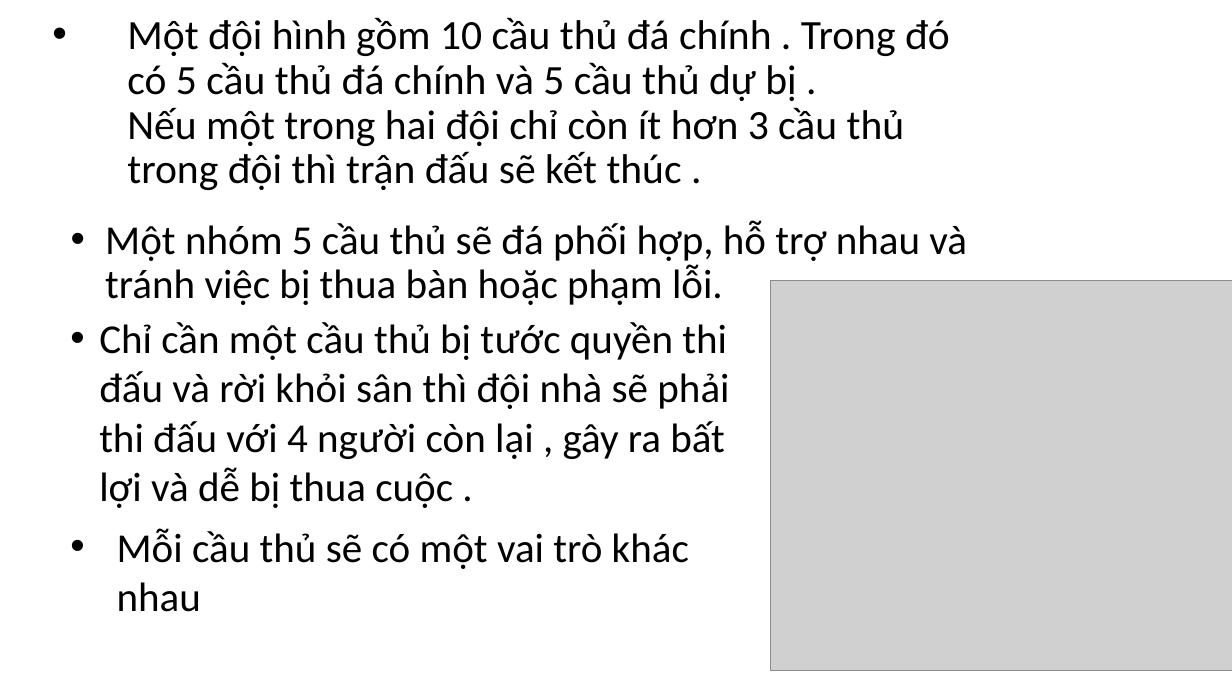
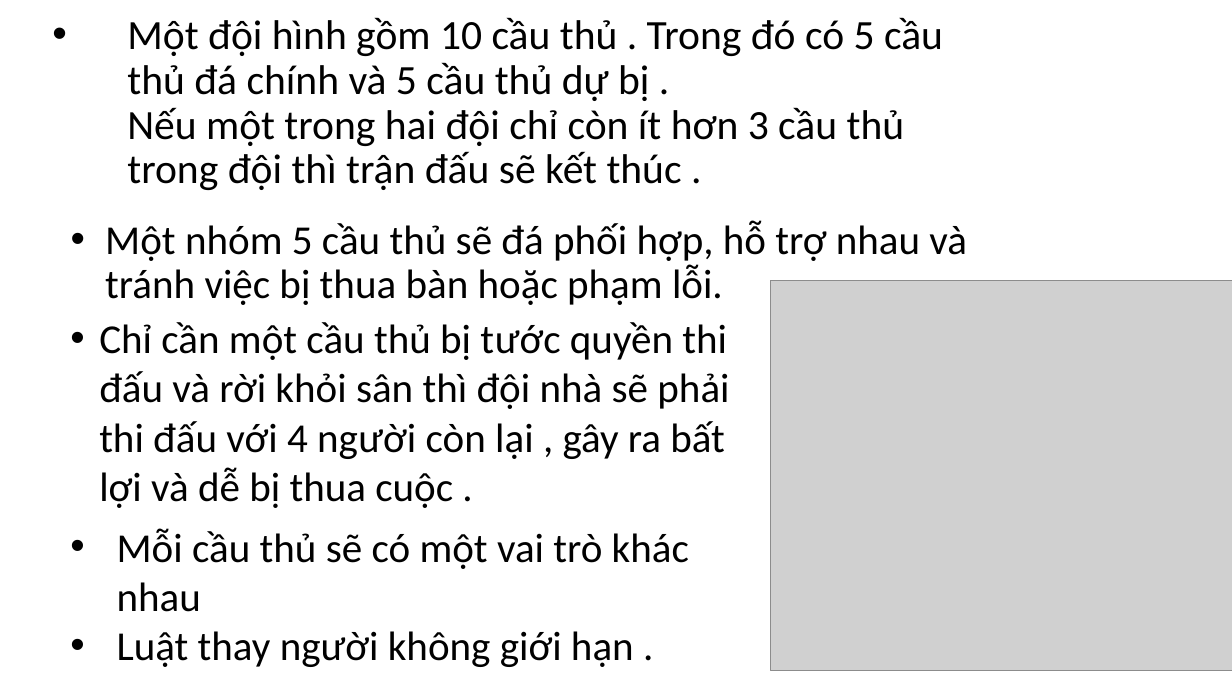
Before and after one commit to tranviethuy2199/my-new-program, a slide deck: slide 4 of ss5_html_table/Wellcom to my PowerPoint.pptx (slide 3 before the commit). Drawn at 1232x693 pixels with LibreOffice and Linux fonts; fonts in the diff are those of the drawing; grey boxes stand for pictures. Boxes give left, top, right and bottom in pixels: in the first picture for what was removed or moved away, otherwise in the second. Text is boxed around its words. In the diff, an @@ line names an element or a change of style, - is before the commit and + after.

```diff
--- a/ss5_html_table/Wellcom to my PowerPoint.pptx
+++ b/ss5_html_table/Wellcom to my PowerPoint.pptx
@@ title at bbox=[127, 17, 943, 190]: text changed @@
-• Một đội hình gồm 10 cầu thủ đá chính . Trong đó có 5 cầu thủ đá chính và 5 cầu thủ dự bị .
-  Nếu một trong hai đội chỉ còn ít hơn 3 cầu thủ trong đội thì trận đấu sẽ kết thúc .
+• Một đội hình gồm 10 cầu thủ . Trong đó có 5 cầu thủ đá chính và 5 cầu thủ dự bị .
+  Nếu một trong hai đội chỉ còn ít hơn 3 cầu thủ trong đội thì trận đấu sẽ kết thúc .
@@ text at bbox=[117, 631, 634, 667]: paragraph added @@
+• Luật thay người không giới hạn .
```
Also in this commit, not shown: 2 other slides changed, 3 slides added, 54 other files.
